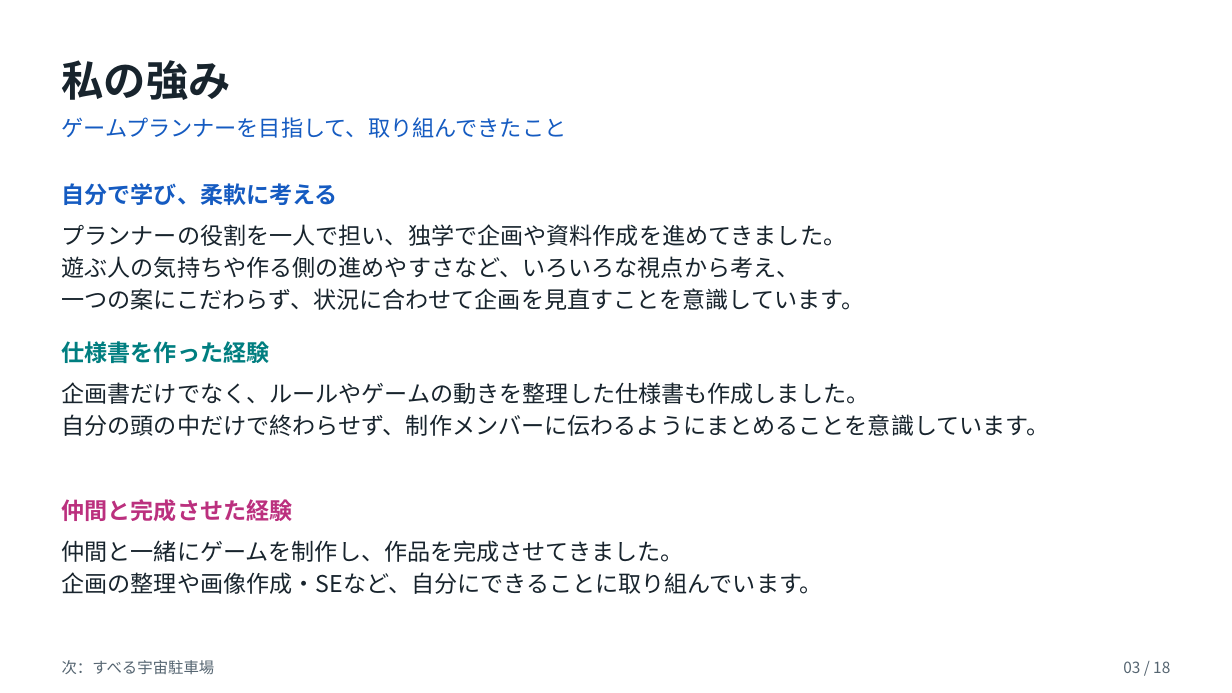
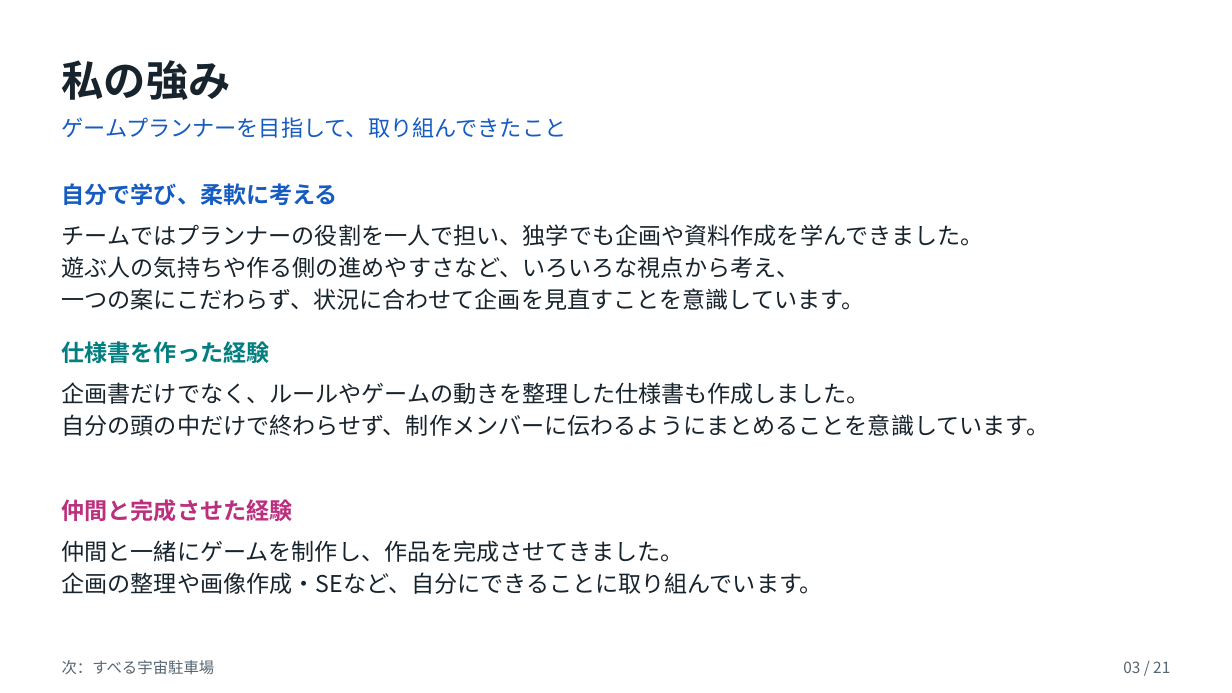
Before and after one commit to kuon-haruto/portfolio, a slide deck: slide 3 of documents/portfolio/島本善太_ポートフォリオ.pptx. Drawn at 1232x693 pixels with LibreOffice and Linux fonts; fonts in the diff are those of the drawing. Boxes give left, top, right and bottom in pixels: in the first picture for what was removed or moved away, otherwise in the second. Text is boxed around its words. In the diff, an @@ line names an element or a change of style, - is before the commit and + after.

```diff
--- a/documents/portfolio/島本善太_ポートフォリオ.pptx
+++ b/documents/portfolio/島本善太_ポートフォリオ.pptx
@@ text at box(62, 224, 984, 246): text changed @@
-プランナーの役割を一人で担い、独学で企画や資料作成を進めてきました。
+チームではプランナーの役割を一人で担い、独学でも企画や資料作成を学んできました。
@@ text at box(1123, 661, 1170, 673): text changed @@
-03 / 18
+03 / 21
```
Also in this commit, not shown: 17 other slides changed, 3 slides added, 3 other files.
